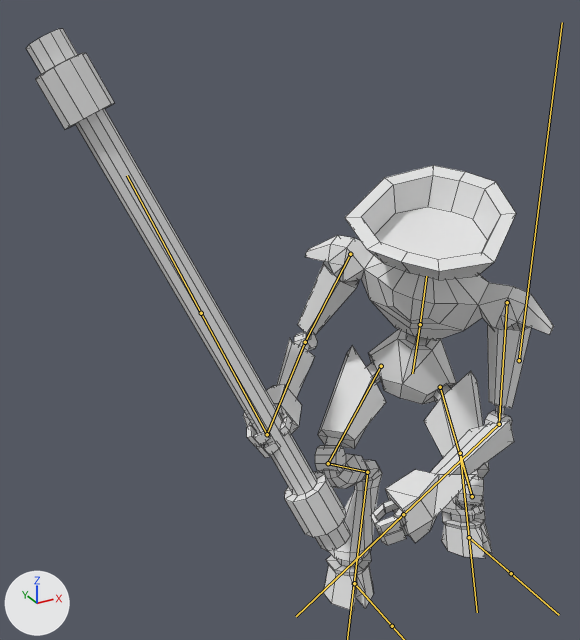
Two versions of the FBX model Assets/Resources/Models/FBX/Entities/Manticore.fbx, one commit apart.
One viewpoint serves both versions: a 50 mm camera at (-5.27, -6.32, 6.98) aimed at (-1.6, 0.35, 3.65). Arrows for +X, +Y and +Z are at lower left; the lights stay in place. Both versions are drawn at frame 20 of the action 'Armature|5.ManticoreBackParrySwing'; the numbers are the values there. The bones that bend it are drawn over the model as lines. Mesh edges are drawn as thin lines.

In view in the first picture: 'Manticore'.
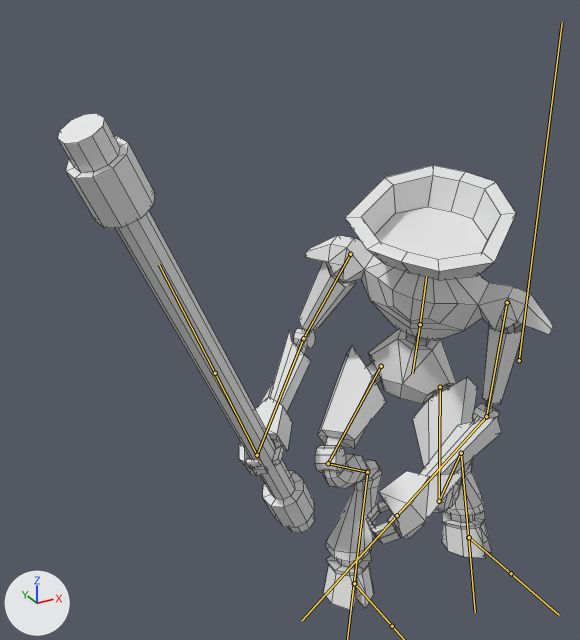
What differs and where, as boxes (x1, y1, x2, y2) in the pictures (580 x 640 px):
'Manticore', posed (6% narrower, 14% shorter)
    before: (26, 29, 554, 611)
    after: (58, 113, 554, 611)
bone 'UpperArm.L', root to tip
    before: (507, 302) to (499, 424)
    after: (507, 302) to (486, 416)
bone 'Forearm.L', root to tip
    before: (499, 424) to (403, 514)
    after: (486, 416) to (397, 515)
bone 'UpperArm.R', root to tip
    before: (350, 254) to (305, 342)
    after: (350, 254) to (303, 338)
bone 'Forearm.R', root to tip
    before: (305, 342) to (267, 434)
    after: (303, 338) to (257, 455)
bone 'Pipe', root to tip
    before: (267, 434) to (201, 313)
    after: (257, 455) to (215, 373)
bone 'UpperLeg.L', root to tip
    before: (440, 387) to (472, 496)
    after: (440, 387) to (439, 501)
bone 'Calf.L', root to tip
    before: (472, 496) to (460, 453)
    after: (439, 501) to (461, 453)

The edits, one by one:
Bone 'UpperArm.L' (bone_upperarm_l) turns from (17, -34, -32) to (4, -16, -21) degrees about its own x, y and z.
Bone 'Forearm.L' (bone_forearm_l) turns from (-21, 37, -57) to (-9, 30, -30) degrees about its own x, y and z.
Bone 'UpperArm.R' (bone_upperarm_r) turns from (10, -56, -19) to (3, -32, -11) degrees about its own x, y and z.
Bone 'Forearm.R' (bone_forearm_r) turns from (88, 57, 32) to (34, 39, 2) degrees about its own x, y and z.
Bone 'Pipe' (bone_pipe) turns from (6, 1, 8) to (2, 2, 5) degrees about its own x, y and z.
Bone 'UpperLeg.L' (bone_upperleg_l) turns from (25, -15, 1) to (15, 2, -5) degrees about its own x, y and z.
Bone 'Calf.L' (bone_calf_l) turns from (31, 0, -6) to (30, 0, -4) degrees about its own x, y and z.
